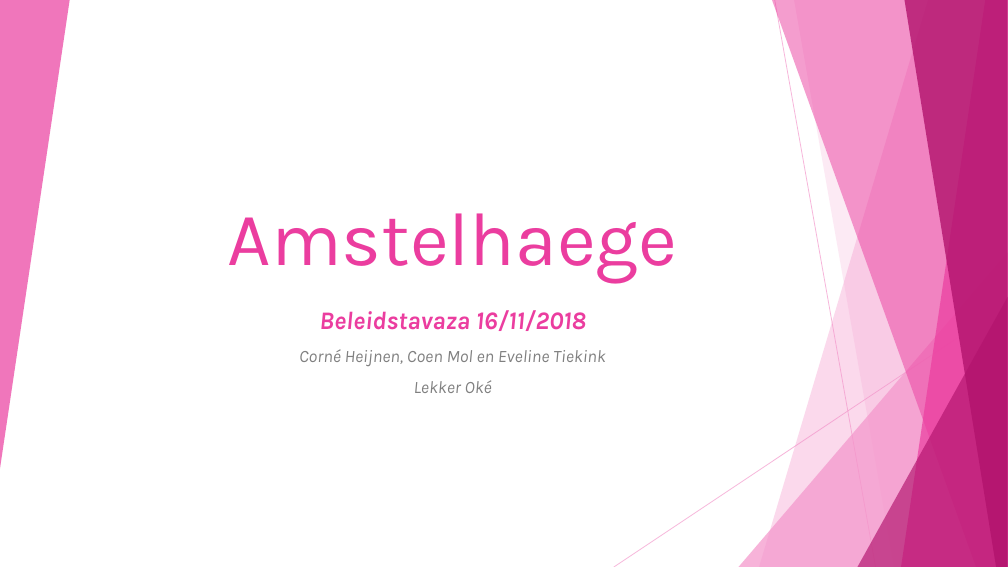
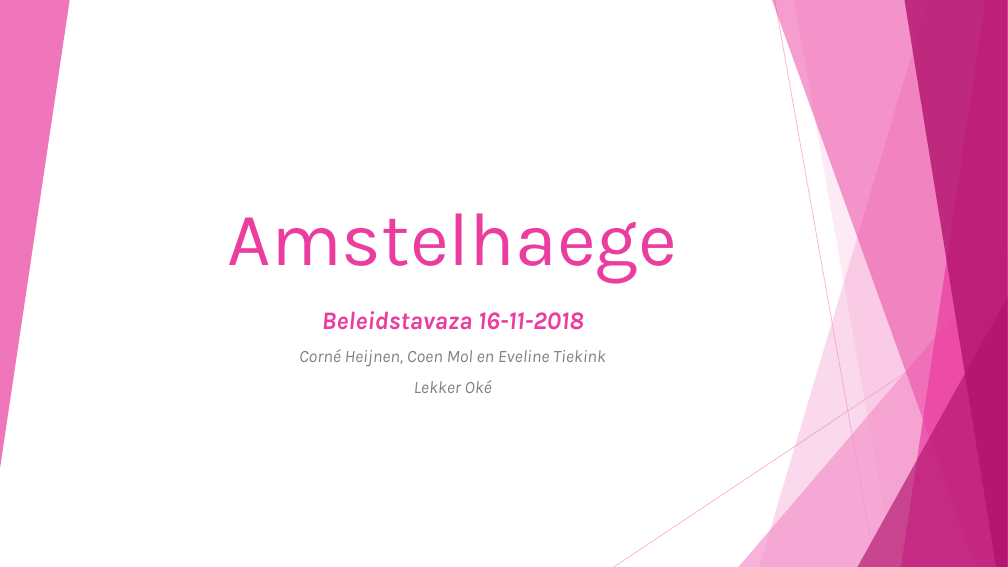
Before and after one commit to corne12345/Lekker-oke-, a slide deck: slide 1 of powerpoints/Amstelhaege PP 2.pptx. Drawn at 1008x567 pixels with LibreOffice and Linux fonts; fonts in the diff are those of the drawing. Boxes give left, top, right and bottom in pixels: in the first picture for what was removed or moved away, otherwise in the second. Text is boxed around its words. In the diff, an @@ line names an element or a change of style, - is before the commit and + after.

Commit message:
hoi

```diff
--- a/powerpoints/Amstelhaege PP 2.pptx
+++ b/powerpoints/Amstelhaege PP 2.pptx
@@ subtitle at [322, 311, 584, 330]: text changed @@
-Beleidstavaza 16/11/2018
+Beleidstavaza 16-11-2018
```
